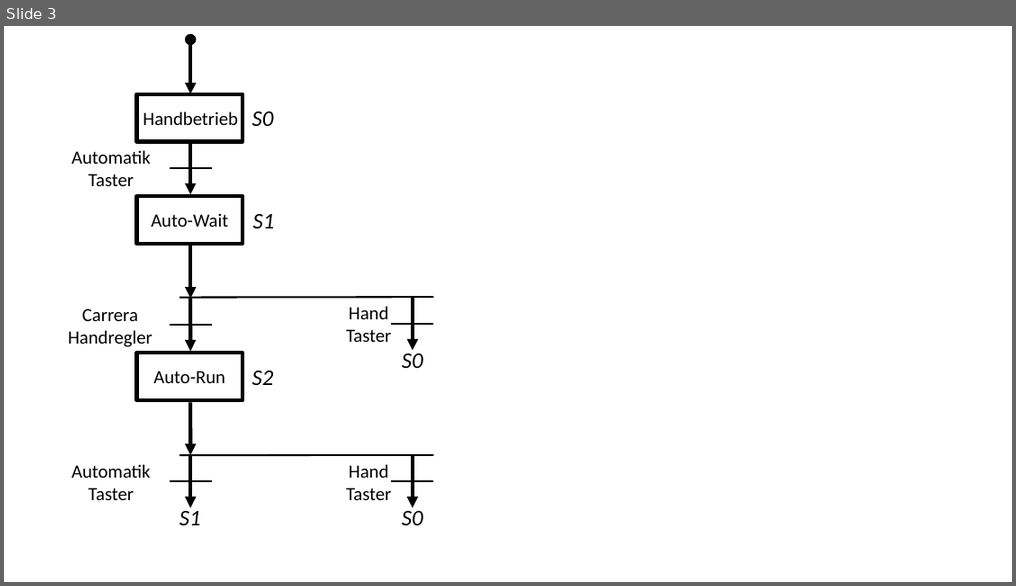
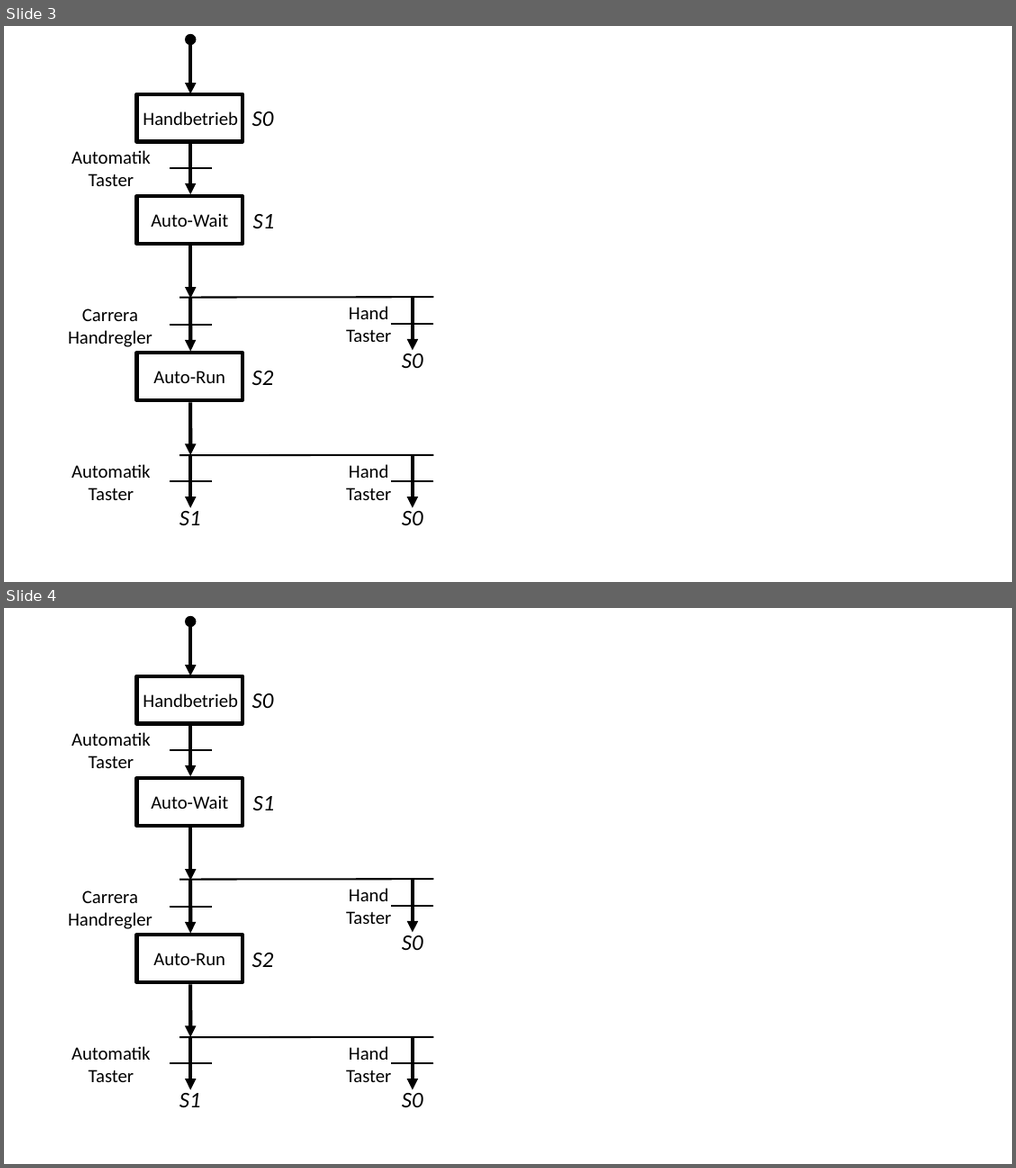
Before and after one commit to FlorianWeber1018/DokuProjektarbeit, a slide deck: rec/bilder.pptx. Shown one above the other, each under a label of ours: slide 3 before the commit, slides 3 and 4 after it. The pictures are 1016x586 and 1016x1168 pixels, drawn with LibreOffice and Linux fonts; fonts in the diff are those of the drawing. Boxes give left, top, right and bottom in pixels: in the first picture for what was removed or moved away, otherwise in the second. Text is boxed around its words. In the diff, an @@ line names an element or a change of style, - is before the commit and + after.

```diff
--- a/rec/bilder.pptx
+++ b/rec/bilder.pptx
@@ slide 4 added at box(4, 608, 1012, 1164), background #FFFFFF @@
@@ double arrow added from (191, 622) to (191, 676), #000000 2 pt @@
@@ rectangle added at box(137, 676, 243, 723), outline #000000 2 pt @@
@@ text added at box(143, 694, 238, 707), 10 pt, text #000000 @@
+Handbetrieb
@@ text added at box(252, 694, 274, 708), 12 pt, text #000000, italic @@
+S0
@@ text added at box(72, 732, 151, 768), 10 pt, text #000000 @@
+Automatik Taster
@@ arrow added from (191, 723) to (191, 776), #000000 2 pt @@
@@ line added from (212, 750) to (170, 750), #000000 0.75 pt @@
@@ rectangle added at box(137, 779, 243, 826), outline #000000 2 pt @@
@@ text added at box(151, 796, 228, 809), 10 pt, text #000000 @@
+Auto-Wait
@@ text added at box(253, 796, 275, 810), 12 pt, text #000000, italic @@
+S1
@@ arrow added from (191, 826) to (191, 881), #000000 2 pt @@
@@ text added at box(68, 891, 152, 929), 10 pt, text #000000 @@
+Carrera Handregler
@@ line added from (434, 880) to (180, 880), #000000 1 pt @@
@@ arrow added from (191, 880) to (191, 933), #000000 2 pt @@
@@ text added at box(346, 888, 391, 924), 10 pt, text #000000 @@
+Hand
+Taster
@@ arrow added from (413, 880) to (413, 932), #000000 2 pt @@
@@ line added from (211, 907) to (170, 907), #000000 0.75 pt @@
@@ line added from (434, 907) to (391, 907), #000000 0.75 pt @@
@@ rectangle added at box(137, 935, 243, 982), outline #000000 2 pt @@
@@ text added at box(153, 953, 225, 965), 10 pt, text #000000 @@
+Auto-Run
@@ text added at box(252, 953, 274, 967), 12 pt, text #000000, italic @@
+S2
@@ text added at box(402, 936, 423, 950), 12 pt, text #000000, italic @@
+S0
@@ arrow added from (191, 984) to (191, 1036), #000000 2 pt @@
@@ line added from (434, 1036) to (180, 1038), #000000 1 pt @@
@@ arrow added from (191, 1036) to (191, 1090), #000000 2 pt @@
@@ arrow added from (413, 1036) to (413, 1090), #000000 2 pt @@
@@ text added at box(72, 1046, 151, 1082), 10 pt, text #000000 @@
+Automatik Taster
@@ line added from (211, 1063) to (170, 1063), #000000 0.75 pt @@
@@ text added at box(346, 1046, 391, 1082), 10 pt, text #000000 @@
+Hand
+Taster
@@ line added from (434, 1063) to (391, 1063), #000000 0.75 pt @@
@@ text added at box(180, 1090, 201, 1108), 12 pt, text #000000, italic @@
+S1
@@ text added at box(402, 1090, 423, 1108), 12 pt, text #000000, italic @@
+S0
```
Also in this commit, not shown: 10 other files.
